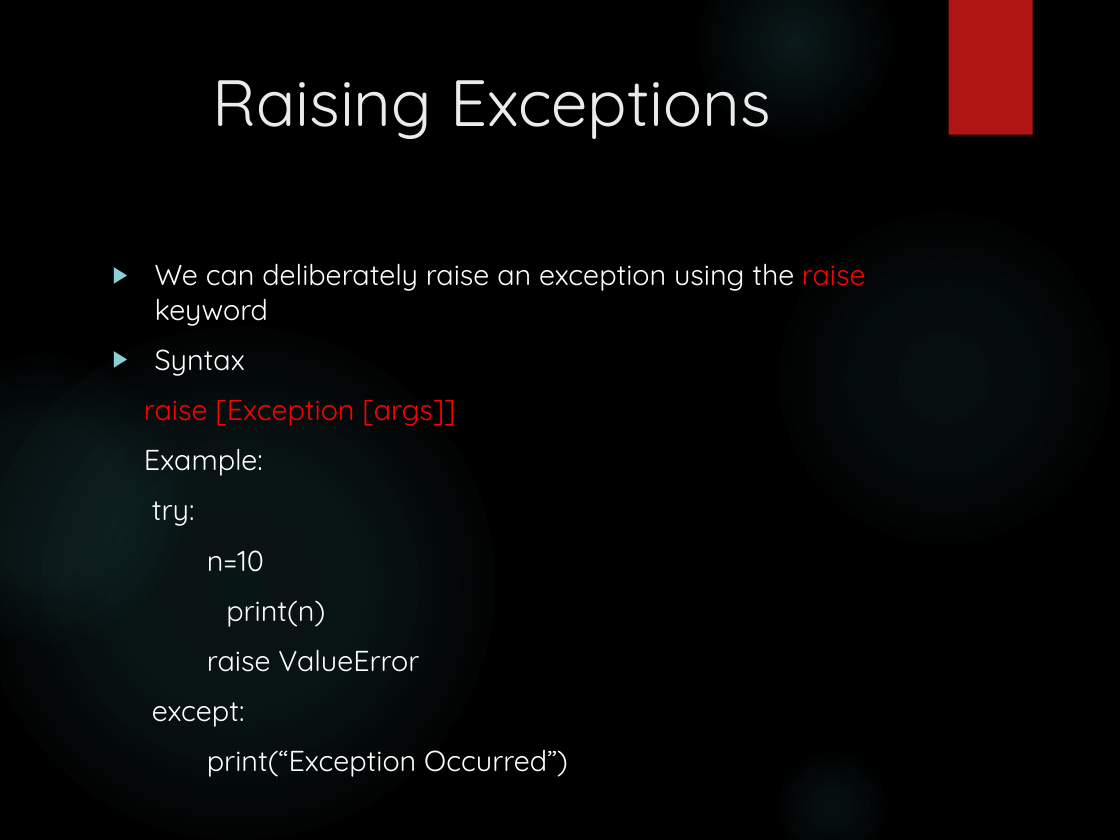
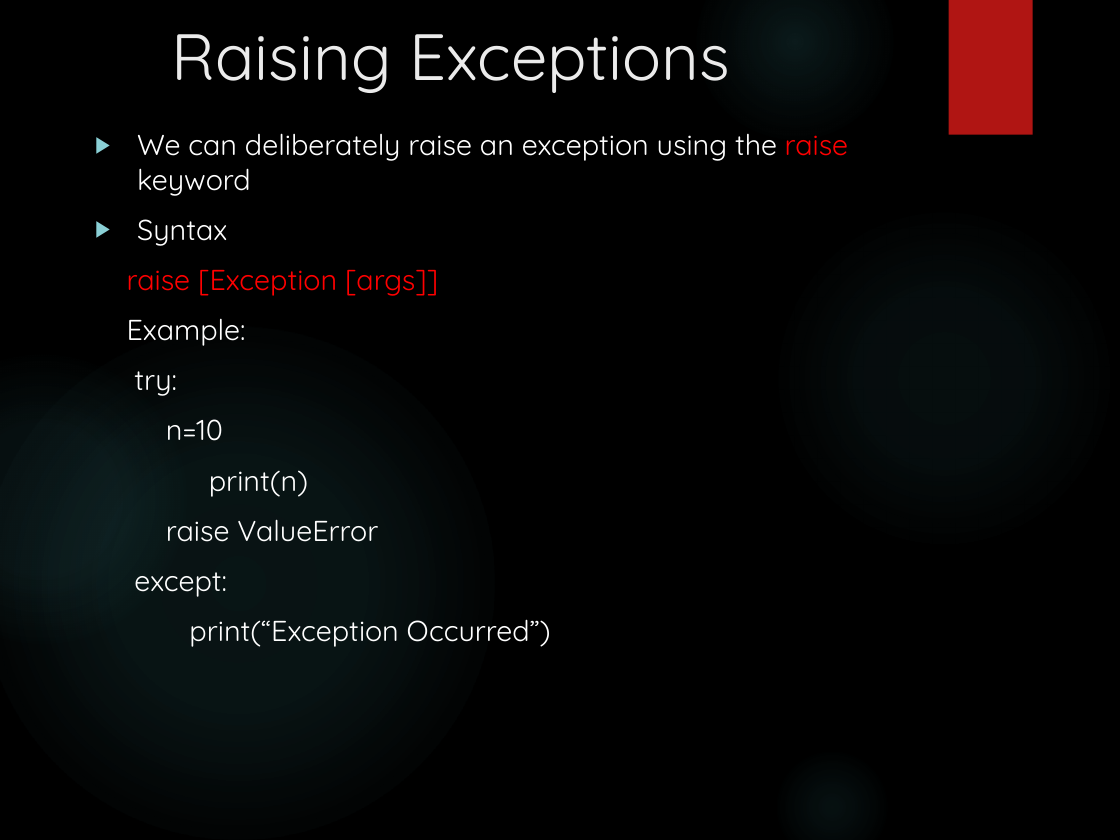
Before and after one commit to GLA-Python/python3.10.0, a slide deck: slide 19 of Topicwise PDF/Exception Handling.pptx (slide 18 before the commit). Drawn at 1120x840 pixels with LibreOffice and Linux fonts; fonts in the diff are those of the drawing; background and template pictures are left out. Boxes give left, top, right and bottom in pixels: in the first picture for what was removed or moved away, otherwise in the second. Text is boxed around its words. In the diff, an @@ line names an element or a change of style, - is before the commit and + after.

```diff
--- a/Topicwise PDF/Exception Handling.pptx
+++ b/Topicwise PDF/Exception Handling.pptx
@@ title "Raising Exceptions": place and size @@
-title "Raising Exceptions" at [212, 80, 771, 139]
+title "Raising Exceptions" at [171, 34, 730, 93]
@@ text "We can deliberately raise an ...": place and size @@
-text "We can deliberately raise an ..." at [144, 263, 866, 777]
+text "We can deliberately raise an ..." at [127, 133, 849, 647]
```
Also in this commit, not shown: 9 other slides changed, 8 slides added, 8 slides removed.
